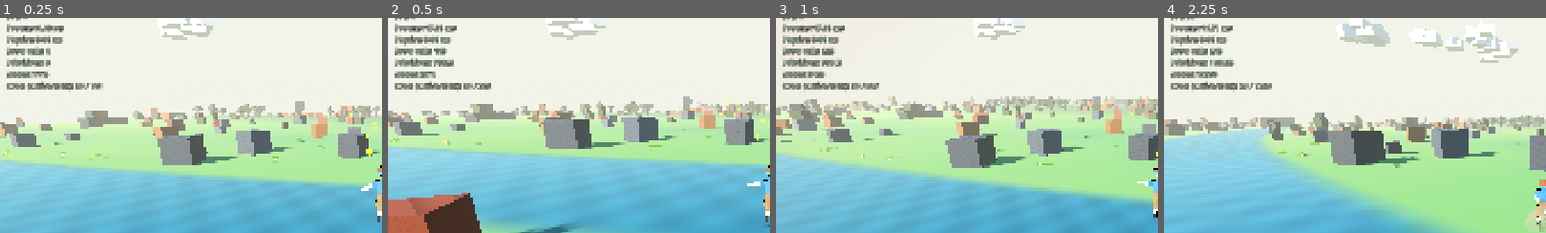
Above: before the commit, frames 1-4 (left to right).
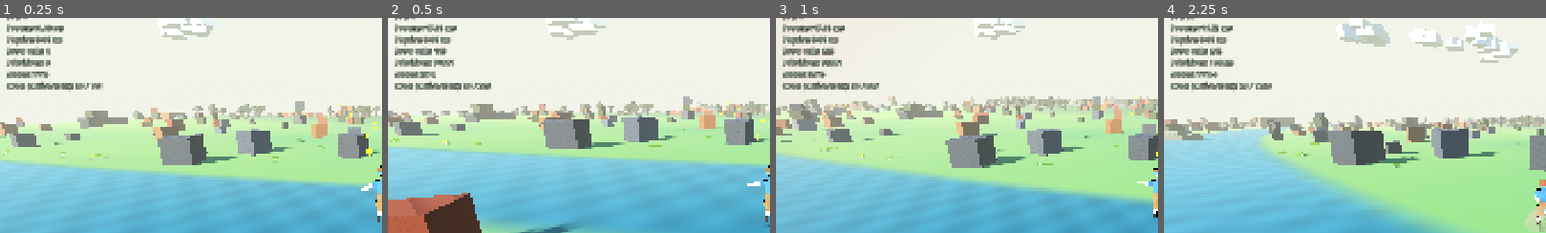
Above: after the commit, the same moments.

Repository: korjavin/godot-test1
Game: Godot game, scene res://scenes/main.tscn
Two runs of this game, one before a commit and one after it. Both use one fixed random seed, a clock stepped at 60 frames per second and the inputs below.
Inputs (mouse positions are % of the whole screen's width and height, from its top left):
- Up to frame 1 (0.25 s): no input
- Up to frame 2 (0.5 s): no input
- Up to frame 3 (1 s): tap Enter (ui_accept) at 0.5 s; move the mouse to (49, 52) at 0.52 s; hold W (move_forward) from 0.53 s (still down); hold Shift (run) from 0.53 s (still down); tap Space (jump) at 0.77 s
- Up to frame 4 (2.25 s): keep holding W (move_forward); tap Space (jump) at 1.07, 1.52, 1.82 s; move the mouse to (57, 51) at 1.27 s; release Shift (run) at 1.28 s; tap Ctrl (duck) at 1.35 s; tap Shift (run) at 1.55 s; move the mouse to (42, 49) at 2.02 s; hold Shift (run) from 2.03 s (still down)
The pictures show only the part of the screen within x 0-50%, y 12-62%; the shares and areas given below are measured in that part.

Frame 1 is identical in both runs. In frame 2, less than 0.1% of the frame differs, in the area x 10-17%, y 19-28%; in frame 3, 0.1%; in frame 4, 0.5%, in the area x 0-18%, y 3-57%.

Commit message:
feat: move camp candidate loop to where obstacles exists, retune rarity

Diff:
--- a/scripts/endless_terrain.gd
+++ b/scripts/endless_terrain.gd
@@ -401,25 +401,36 @@
 ##   (see spawn_camp_in_chunk) — the herders' home is a place to breathe.
 ##
 ## Determinism contract: identical to the artifact one — pure function of chunk
-## coords + run_seed, ZERO draws from the shared chunk RNG, so the ~39 of 40 chunks
+## coords + run_seed, ZERO draws from the shared chunk RNG, so the ~30 of 31 chunks
 ## without a camp regenerate byte-for-byte as they did before camps existed.
 
 ## Kill switch, mirrors spawn_artifacts / spawn_biome_content / spawn_coins.
 @export var spawn_camps: bool = true
 
-## Per-chunk chance of hosting a camp: 0.025 ≈ one per 40 chunks BEFORE the
-## road/river rejections below — deliberately half as common as an artifact
-## (ARTIFACT_CHANCE 0.05), because a village should feel like a rarer find than
-## a ruin.
-const CAMP_CHANCE: float = 0.025
+## Per-chunk chance of hosting a camp, BEFORE the placement rejections in
+## spawn_camp_in_chunk. Those rejections are severe and that is why this number
+## looks large: a camp needs a CAMP_RADIUS (9 m) circle clear of the ~12
+## scattered blocks a chunk already holds, and 12 exclusion discs of radius
+## (9 + block radius) cover more than a chunk's area, so most tries lose. Measured
+## over 5 x 121 startup chunks with the roll forced to 1.0: 14% of rolled camps
+## survive all four tries (overlap rejects ~86% of failures, road and river the
+## rest). 0.18 x 14% ≈ ONE CAMP PER 31 CHUNKS as actually built — measured over
+## 8 x 121 chunks at this value, 31 camps — against the artifacts' ~1 per 24, so
+## a village still reads as the rarer find. Retune by MEASURING, not by algebra:
+## the survival rate depends on the block density the biome mix produces.
+const CAMP_CHANCE: float = 0.18
 
 ## Fixed salt XORed into run_seed for the camp hash stream — same spirit as
 ## ARTIFACT_SALT / BIOME_SALT / BOSS_SEED / ROAD_COIN_SEED: an arbitrary constant
 ## that keeps this stream independent of every other deterministic spawn site.
 const CAMP_SALT: int = 0xCA_1117  # "CAMP"-ish; arbitrary fixed constant
 
-## Candidate spots tried inside a chunk before giving up (a try is rejected when
-## it is too near the road or lands in a river).
+## Candidate spots tried inside a chunk before giving up. The tries live in
+## spawn_camp_in_chunk, not in _camp_at, so each one is judged by _biome_spot_ok
+## against the finished obstacle list — the test that actually rejects. Kept at 4:
+## raising it to 16 was measured at 36% survival vs 14%, but four cheap tries plus
+## a higher CAMP_CHANCE reaches the same built rate, and letting crowded chunks
+## lose is what puts camps in open ground where a village belongs.
 const CAMP_PLACE_TRIES: int = 4
 
 ## Radius of the camp circle: the fire pit sits at the centre, huts ring it at
@@ -2763,24 +2774,36 @@
 	existed.
 
 	@param chunk_pos: Chunk coordinates to decide for.
-	@return: {} when this chunk has no camp (the ~39-in-40 case, or when every
-	         candidate spot fell too close to the coin road or into a river);
-	         otherwise
-	         { "local": Vector3 (chunk-LOCAL position, y = 0),
-	           "seed": int (seeds the camp builders' own private RNG) }.
+	@return: {} when this chunk has no camp (the overwhelming majority); otherwise
+	         { "seed": int (seeds the camp builders' AND the candidate loop's own
+	           private RNG) }.
 	         There is no "kind": a camp is ONE layout whose variety comes from the
 	         builder RNG (hut count, ring radii, yaws), not from a shape enum.
+	         There is no "local" either — WHERE the camp goes is decided in
+	         spawn_camp_in_chunk, see below.
+
+	WHY THE CANDIDATE LOOP IS NOT HERE (it used to be, measured and moved):
+	this function runs before the chunk has any geometry, so the only tests it can
+	make are the road and the river — and those reject almost nothing (measured:
+	11 of 121 chunks). The test that actually rejects is the obstacle overlap
+	against the chunk's ~12 scattered blocks plus its biome geometry, which needs
+	the finished `obstacles` list and therefore lives in spawn_camp_in_chunk. With
+	the loop here, all four tries varied a test that always passed and the single
+	surviving spot then met the real test once: ~9% of rolled camps were built, so
+	camps landed ~10x rarer than intended. The loop now sits where `obstacles`
+	exists, so all CAMP_PLACE_TRIES tries vary the test that does the rejecting.
 
 	EDUCATIONAL NOTE — the determinism contract (identical to _artifact_at's):
-	- WITHIN A RUN the same chunk yields the IDENTICAL camp (same spot, same
-	  builder seed) no matter how often it unloads and regenerates — the RNG is
-	  seeded purely from chunk coords + run_seed, and its draw order below is
-	  fixed (chance roll, then 2 draws per placement try, then the builder seed).
+	- WITHIN A RUN the same chunk yields the IDENTICAL camp (same builder seed, and
+	  hence the same candidate sequence downstream) no matter how often it unloads
+	  and regenerates — the RNG is seeded purely from chunk coords + run_seed, and
+	  its draw order is fixed (chance roll, then the builder seed).
 	- ACROSS RUNS new_run() re-rolls run_seed, so camps land elsewhere.
-	- The road-clearance test reads the station cache (pure in `k`) and the river
-	  test reads the biome field (pure in world position + run_seed), so both are
-	  load-order independent: a rejection is a property of the POSITION, not of
-	  when the chunk happened to generate.
+	- The placement tests downstream read the station cache (pure in `k`), the
+	  biome field (pure in world position + run_seed) and the chunk's own
+	  obstacles (rebuilt identically from the chunk RNG), so all three are
+	  load-order independent: a rejection is a property of the POSITION and the
+	  CHUNK, not of when the chunk happened to generate.
 	"""
 	var rng := RandomNumberGenerator.new()
 	# DIFFERENT coordinate primes from the artifact stream (73856093 / 19349663)
@@ -2793,34 +2816,9 @@
 	if rng.randf() >= CAMP_CHANCE:
 		return {}
 
-	var center := chunk_to_world(chunk_pos)
-	# Candidates stay CAMP_EDGE_MARGIN (> CAMP_RADIUS) inside the chunk so the
-	# whole village fits in one chunk and never straddles a seam.
-	var half := chunk_size / 2.0 - CAMP_EDGE_MARGIN
-
-	# 2. Try a few candidate spots; accept the FIRST that is far enough from the
-	# road centerline AND out of the water. Same shape as _artifact_at: acceptance
-	# stops the loop, so the draw sequence stays fixed for a given outcome (2 draws
-	# per try until the accepted one), and the builder seed always follows.
-	# The road test is also the BOSS exclusion — see CAMP_ROAD_CLEARANCE.
-	var local_x := 0.0
-	var local_z := 0.0
-	var placed := false
-	var tries := 0
-	while tries < CAMP_PLACE_TRIES and not placed:
-		tries += 1
-		local_x = rng.randf_range(-half, half)
-		local_z = rng.randf_range(-half, half)
-		if _road_lateral_distance(center.x + local_x, center.z + local_z, CAMP_ROAD_CLEARANCE) >= CAMP_ROAD_CLEARANCE \
-				and not is_river_at(Vector3(center.x + local_x, 0.0, center.z + local_z)):
-			placed = true
-	if not placed:
-		return {}
-
-	# 3. A further seed for the camp builders' own RNG, so they can draw as freely
-	# as their geometry needs without this function caring how many draws that is.
-	var builder_seed := rng.randi()
-	return { "local": Vector3(local_x, 0.0, local_z), "seed": builder_seed }
+	# 2. A further seed for the camp's own RNG, which both picks the spot and
+	# builds the geometry, so neither cares how many draws the other needs.
+	return { "seed": rng.randi() }
 
 # ----------------------------------------------------------------------------
 # CAMP GEOMETRY BUILDERS (dome huts, fire pit, crates + tether posts)
@@ -2945,19 +2943,25 @@
 
 func spawn_camp_in_chunk(chunk_pos: Vector2i, parent_chunk: MeshInstance3D, obstacles: Array, block_batch: Array, block_body: StaticBody3D) -> void:
 	"""
-	Spawn this chunk's nomad camp, if _camp_at says it has one (~1 in 40 before
-	rejections). Called from create_chunk AFTER spawn_biome_content_in_chunk and
-	BEFORE _build_block_multimesh / the block_body attach, so every hut, stone,
-	crate and post joins the chunk's SINGLE MultiMesh draw call and its SINGLE
+	Spawn this chunk's nomad camp, if _camp_at says it has one. Called from
+	create_chunk AFTER spawn_biome_content_in_chunk and BEFORE
+	_build_block_multimesh / the block_body attach, so every hut, stone, crate and
+	post joins the chunk's SINGLE MultiMesh draw call and its SINGLE
 	BlockCollision body — a whole village costs one extra draw call (the ember)
 	and zero extra physics bodies.
+
+	That ordering is also WHY the camp's candidate-spot loop lives here rather
+	than in _camp_at: by this point the chunk's scattered blocks, feature
+	structure, artifact and biome geometry are all in `obstacles`, so every try
+	can be judged against the test that actually rejects (see _camp_at's docstring
+	for the measurement that moved it).
 
 	@param chunk_pos: Chunk coordinates being generated.
 	@param parent_chunk: The chunk mesh — the ember and the camp's coins parent
 	                     here (per-chunk parenting rule: they unload with it).
-	@param obstacles: The chunk's block-footprint list. The camp appends ONE round
-	                  footprint (plus its huts'), which is what keeps crocodiles
-	                  out — see the append at the bottom.
+	@param obstacles: The chunk's block-footprint list. Read to place the camp,
+	                  then extended with ONE round footprint (plus its huts'),
+	                  which is what keeps crocodiles out — see the bottom.
 	@param block_batch / block_body: The chunk's visual batch + collision body.
 	"""
 	if not spawn_camps:
@@ -2966,24 +2970,33 @@
 	if camp.is_empty():
 		return
 
-	var center: Vector3 = camp.local
-	var chunk_center := chunk_to_world(chunk_pos)
-
-	# _camp_at only knew about the road and the river — it runs off its own hash
-	# stream and never sees the chunk's geometry. Now that the chunk's blocks,
-	# artifact and biome content are all placed, re-ask the SINGLE home of the
-	# "is this spot legal?" rule (river + road clearance + overlap) with the
-	# finished obstacles list. Bailing here is deliberate: a camp shoved through a
-	# mountain massif or a feature structure reads far worse than a chunk with no
-	# camp, and camps are ambience — nothing downstream expects one to exist.
-	if not _biome_spot_ok(chunk_center, center.x, center.z, CAMP_RADIUS, CAMP_ROAD_CLEARANCE, obstacles):
-		return
-
-	# The builders draw from the camp's OWN RNG, seeded by _camp_at's "seed" draw,
-	# so each one consumes as many draws as its geometry needs without the
-	# placement function (or any other stream) caring.
+	# The camp's OWN RNG, seeded by _camp_at's "seed" draw: it picks the spot AND
+	# feeds every builder, so each consumes as many draws as it needs without the
+	# placement roll (or any other stream) caring.
 	var rng := RandomNumberGenerator.new()
 	rng.seed = camp.seed
+
+	var chunk_center := chunk_to_world(chunk_pos)
+	# Candidates stay CAMP_EDGE_MARGIN (> CAMP_RADIUS) inside the chunk so the
+	# whole village fits in one chunk and never straddles a seam.
+	var half := chunk_size / 2.0 - CAMP_EDGE_MARGIN
+
+	# Try a few spots; accept the FIRST that clears _biome_spot_ok — the single
+	# home of the "would something solid here spoil what is already there?" rule,
+	# covering river + road clearance + overlap with everything already placed in
+	# one call. The road half of it is also the BOSS exclusion, see
+	# CAMP_ROAD_CLEARANCE. Bailing after every try is deliberate: a camp shoved
+	# through a mountain massif reads far worse than a chunk with no camp, and
+	# camps are ambience — nothing downstream expects one to exist.
+	var center := Vector3.ZERO
+	var placed := false
+	var tries := 0
+	while tries < CAMP_PLACE_TRIES and not placed:
+		tries += 1
+		center = Vector3(rng.randf_range(-half, half), 0.0, rng.randf_range(-half, half))
+		placed = _biome_spot_ok(chunk_center, center.x, center.z, CAMP_RADIUS, CAMP_ROAD_CLEARANCE, obstacles)
+	if not placed:
+		return
 
 	# 1. The fire pit at the camp's heart — built first because everything else is
 	# arranged around it (the huts face it, the props ring it).
Not shown, changed: docs/plans/20260815-nomad-camps-herder-caravans.md
